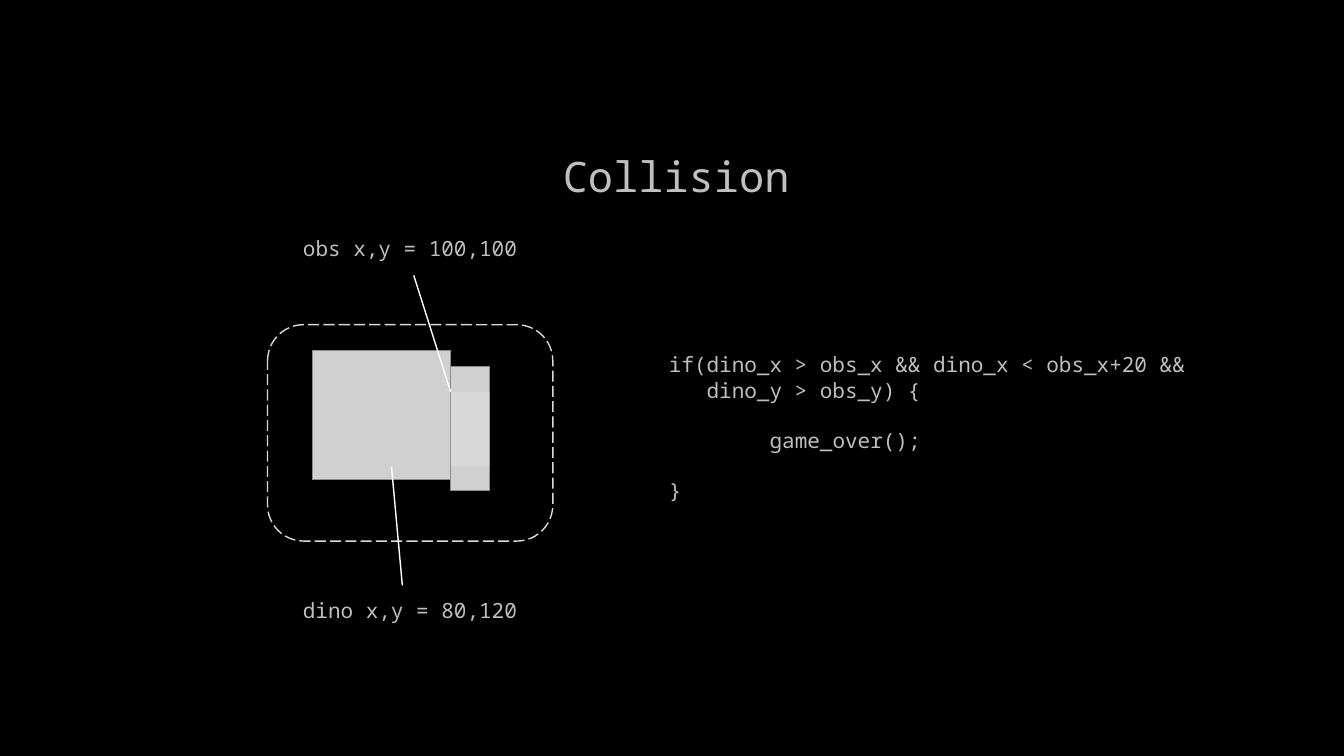
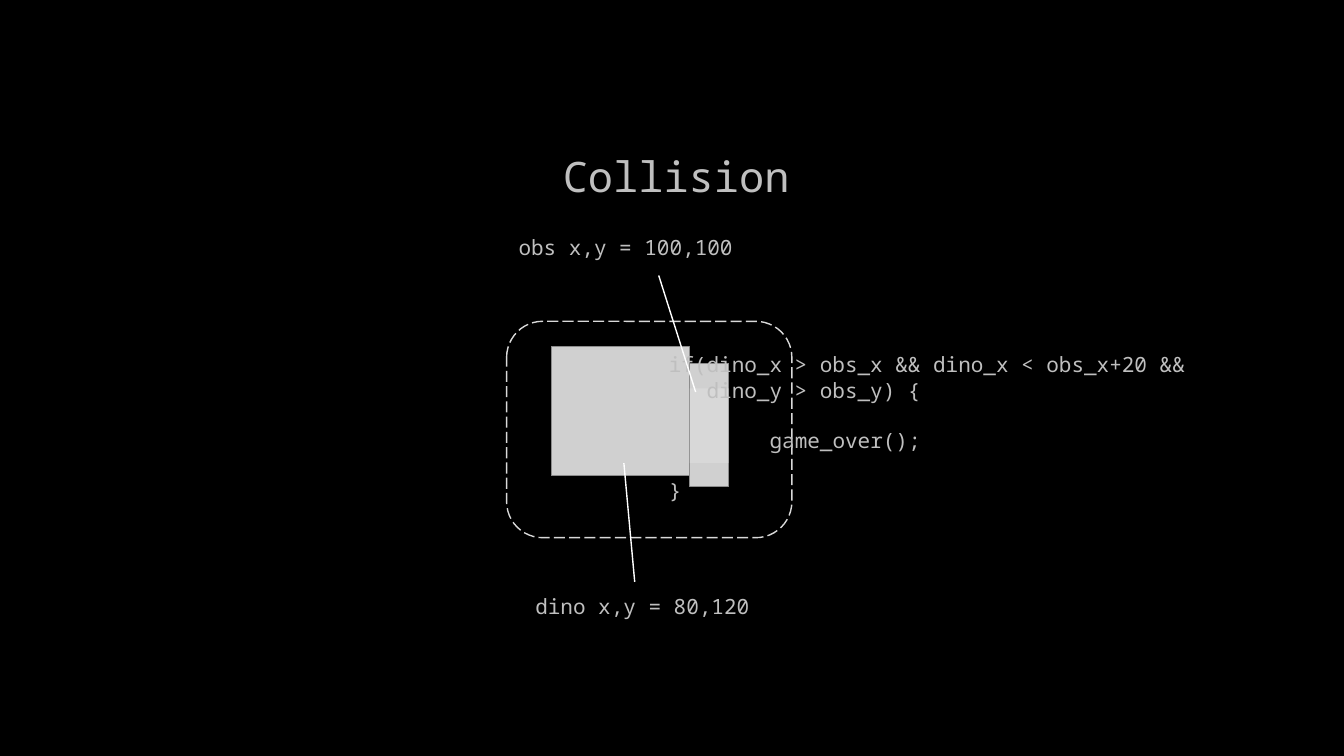
Before and after one commit to 257helloWorld/DinoGame, a slide deck: slide 6 of DInoGame.pptx. Drawn at 1344x756 pixels with LibreOffice and Linux fonts; fonts in the diff are those of the drawing; grey boxes stand for pictures. Boxes give left, top, right and bottom in pixels: in the first picture for what was removed or moved away, otherwise in the second. Text is boxed around its words. In the diff, an @@ line names an element or a change of style, - is before the commit and + after.

```diff
--- a/DInoGame.pptx
+++ b/DInoGame.pptx
@@ text "obs x,y = 100,100": place and size @@
-text "obs x,y = 100,100" at (303, 240, 517, 261)
+text "obs x,y = 100,100" at (519, 239, 732, 260)
@@ line moved from (413, 275) - (451, 392) to (659, 275) - (696, 392) @@
@@ 2 pictures, 1 rounded rectangle, 1 rectangle: place and size @@
-2 pictures, 1 rounded rectangle, 1 rectangle at (267, 325, 553, 541)
+2 pictures, 1 rounded rectangle, 1 rectangle at (507, 322, 792, 538)
@@ line moved from (391, 467) - (402, 586) to (624, 464) - (635, 582) @@
@@ text "dino x,y = 80,120": place and size @@
-text "dino x,y = 80,120" at (303, 602, 517, 623)
+text "dino x,y = 80,120" at (535, 598, 750, 619)
```
Also in this commit, not shown: 2 other slides changed.
